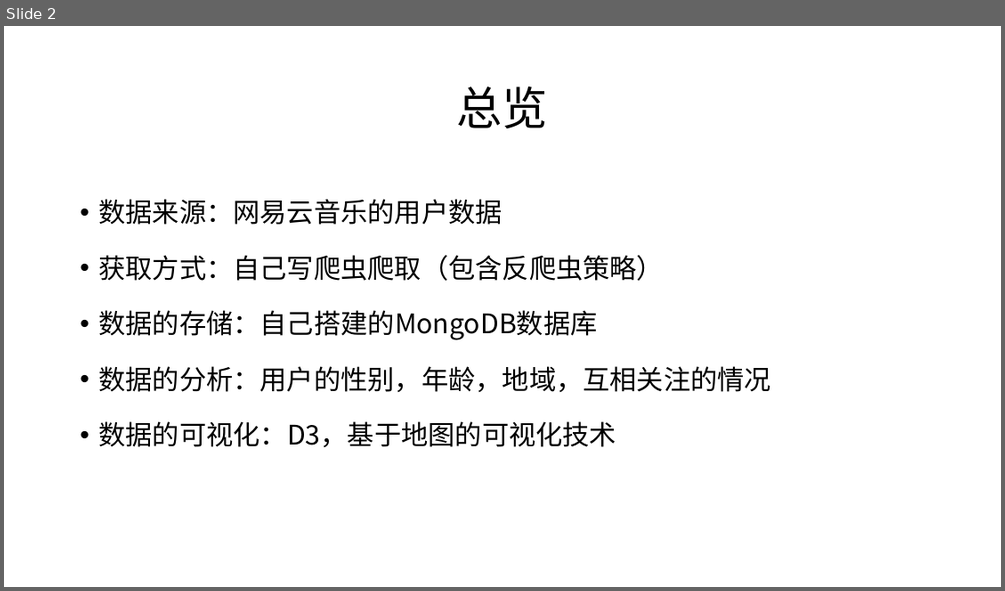
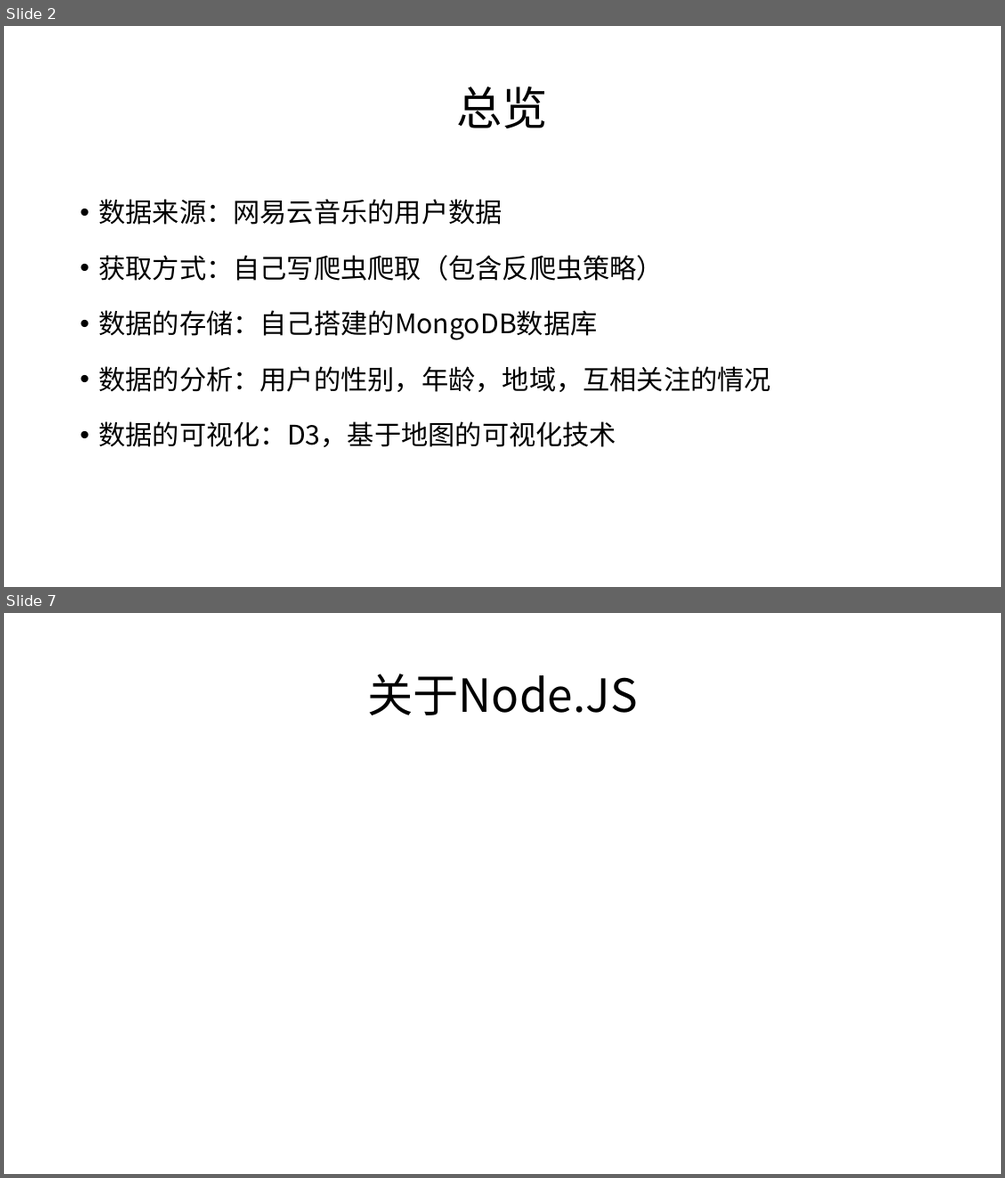
Before and after one commit to twesix-backup/graduation-thesis, a slide deck: word/答辩.pptx. Shown one above the other, each under a label of ours: slide 2 before the commit, slides 2 and 7 after it; the slides between them are not shown. The pictures are 1005x591 and 1005x1178 pixels, drawn with LibreOffice and Linux fonts; fonts in the diff are those of the drawing. Boxes give left, top, right and bottom in pixels: in the first picture for what was removed or moved away, otherwise in the second. Text is boxed around its words. In the diff, an @@ line names an element or a change of style, - is before the commit and + after.

```diff
--- a/word/答辩.pptx
+++ b/word/答辩.pptx
@@ slide 7 added at [4, 613, 1001, 1174], background #FFFFFF @@
@@ title added at [367, 674, 638, 715], 44 pt, text #000000 @@
+关于Node.JS
```
Also in this commit, not shown: 1 slide changed, 7 other slides added, 1 other file.
